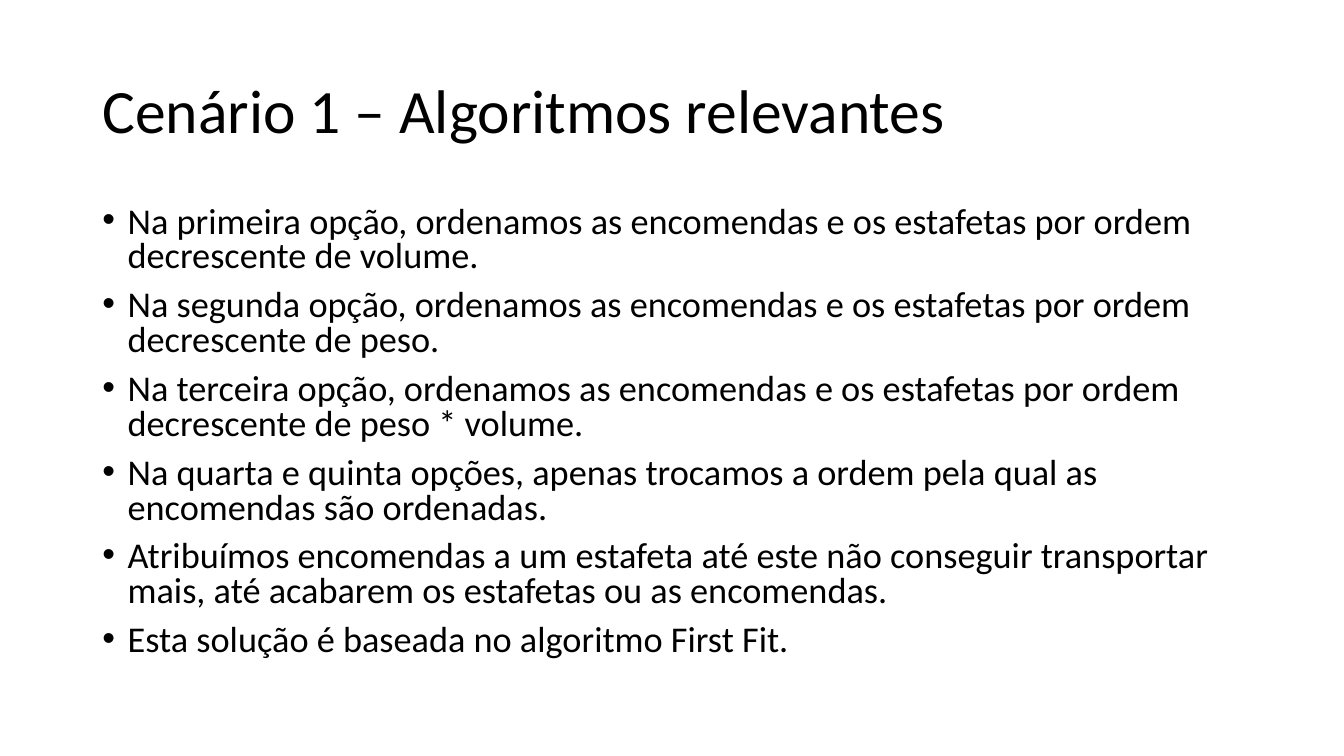
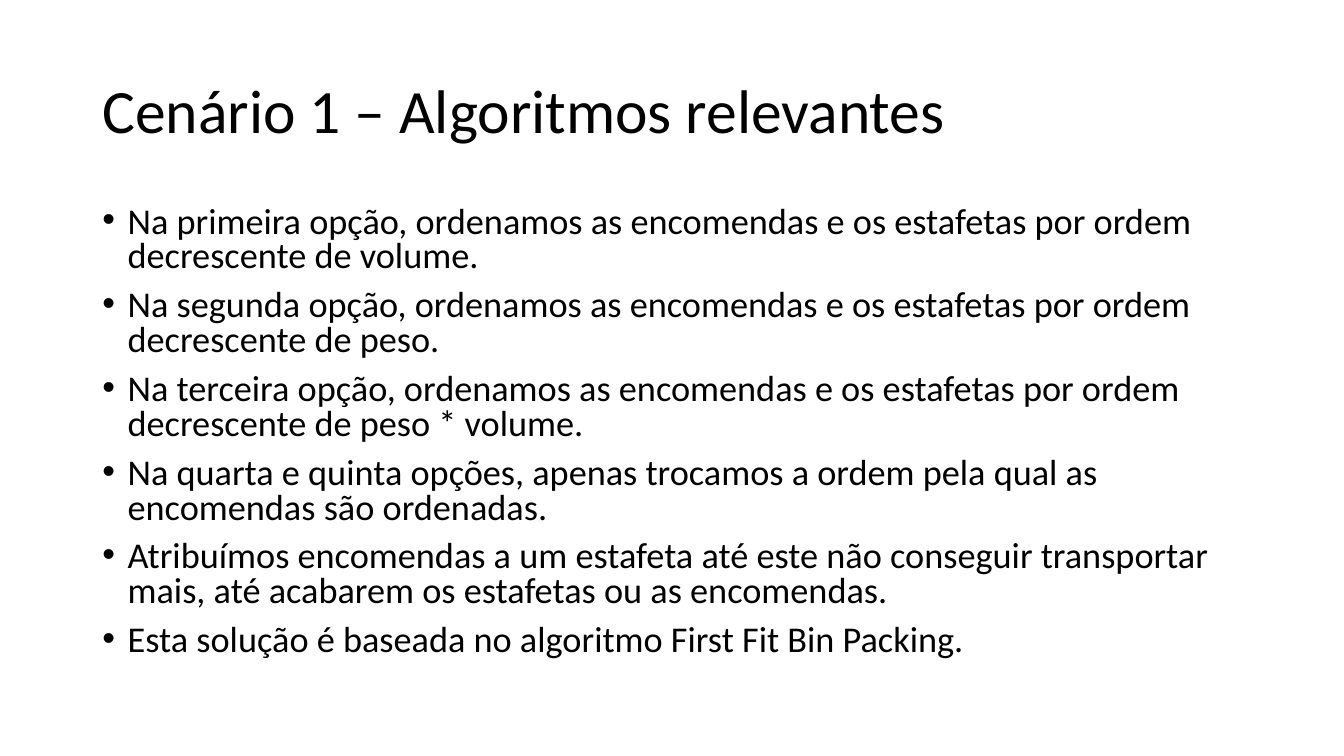
Before and after one commit to ttoino/feup-da-proj1, a slide deck: slide 5 of report/DA – Projeto 1 G12.pptx (slide 4 before the commit). Drawn at 1344x756 pixels with LibreOffice and Linux fonts; fonts in the diff are those of the drawing. Boxes give left, top, right and bottom in pixels: in the first picture for what was removed or moved away, otherwise in the second. Text is boxed around its words. In the diff, an @@ line names an element or a change of style, - is before the commit and + after.

```diff
--- a/report/DA – Projeto 1 G12.pptx
+++ b/report/DA – Projeto 1 G12.pptx
@@ text at box(128, 626, 964, 659): text changed @@
-• Esta solução é baseada no algoritmo First Fit.
+• Esta solução é baseada no algoritmo First Fit Bin Packing.
```
Also in this commit, not shown: 7 other slides changed, 1 slide added.
